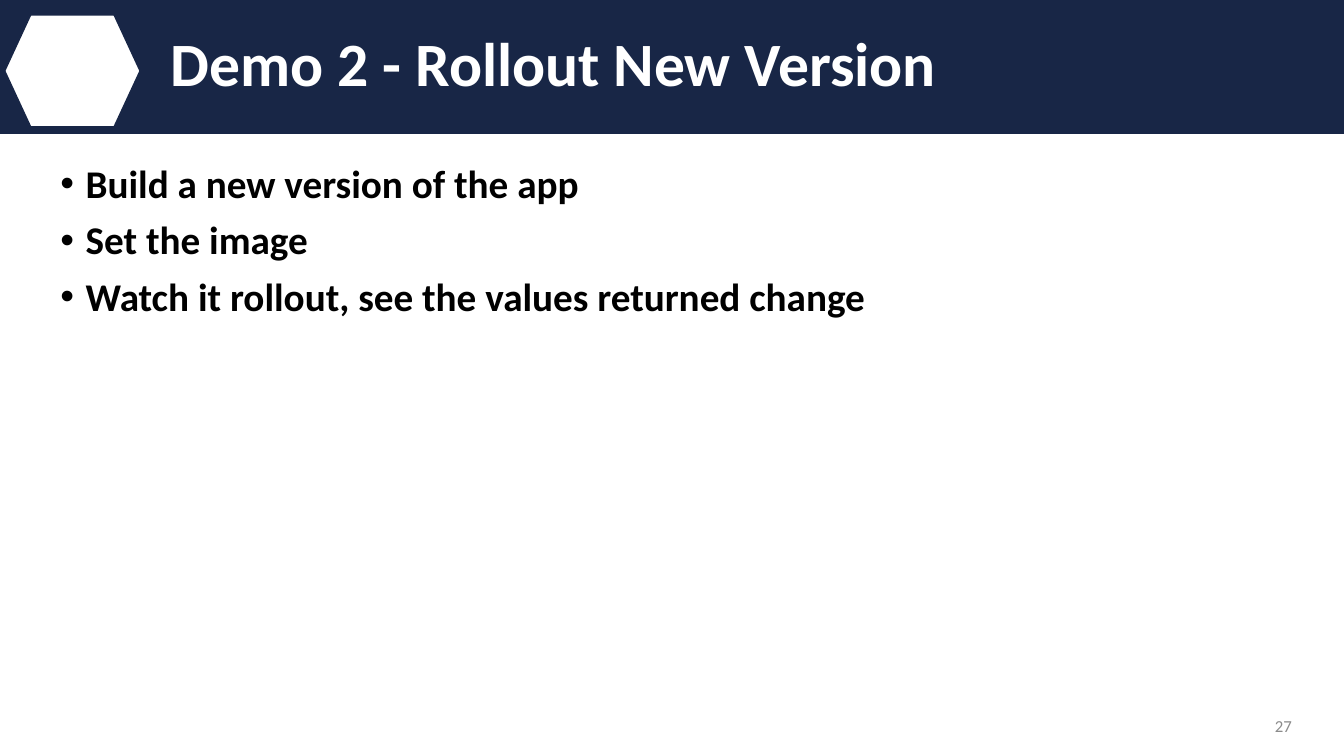
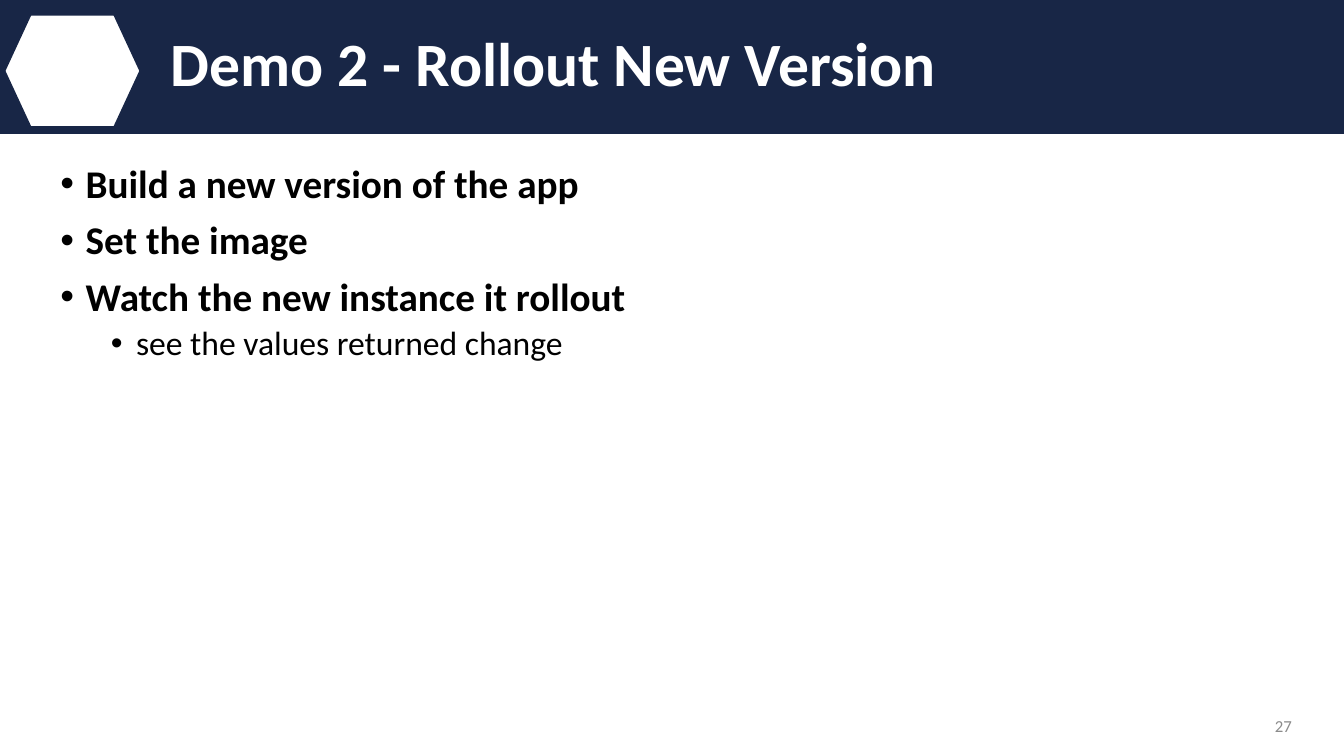
Before and after one commit to IBM/kube101, a slide deck: slide 27 of presentation/meetup.pptx. Drawn at 1344x756 pixels with LibreOffice and Linux fonts; fonts in the diff are those of the drawing; background and template pictures are left out. Boxes give left, top, right and bottom in pixels: in the first picture for what was removed or moved away, otherwise in the second. Text is boxed around its words. In the diff, an @@ line names an element or a change of style, - is before the commit and + after.

```diff
--- a/presentation/meetup.pptx
+++ b/presentation/meetup.pptx
@@ text at [86,283,625,361]: text changed @@
-• Watch it rollout, see the values returned change
+• Watch the new instance it rollout
+  • see the values returned change
```
Also in this commit, not shown: 1 other slide changed, 3 other files.
